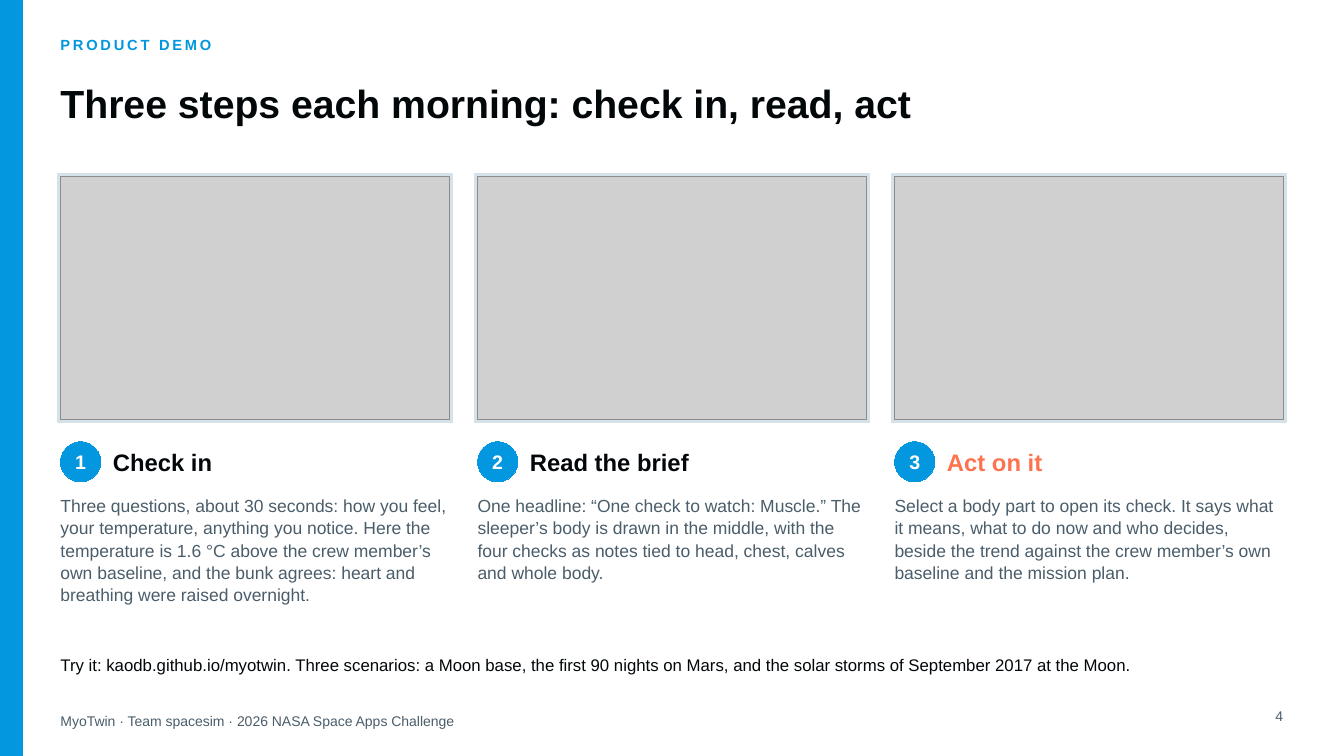
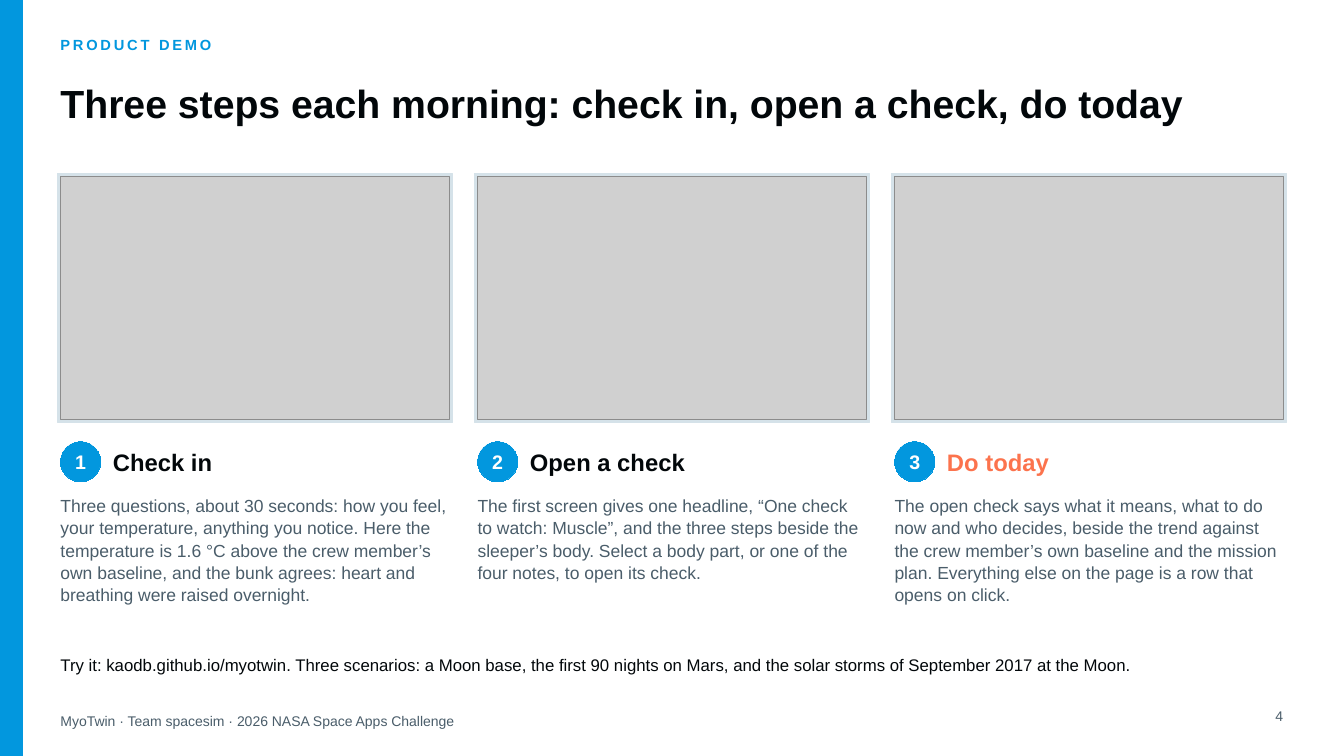
Before and after one commit to KAODB/myotwin, a slide deck: slide 4 of demo/slides/MyoTwin-demo.pptx. Drawn at 1344x756 pixels with LibreOffice and Linux fonts; fonts in the diff are those of the drawing; grey boxes stand for pictures. Boxes give left, top, right and bottom in pixels: in the first picture for what was removed or moved away, otherwise in the second. Text is boxed around its words. In the diff, an @@ line names an element or a change of style, - is before the commit and + after.

```diff
--- a/demo/slides/MyoTwin-demo.pptx
+++ b/demo/slides/MyoTwin-demo.pptx
@@ title at (60, 89, 1182, 126): text changed @@
-Three steps each morning: check in, read, act
+Three steps each morning: check in, open a check, do today
@@ text at (530, 453, 685, 476): text changed @@
-Read the brief
+Open a check
@@ text at (947, 453, 1049, 476): text changed @@
-Act on it
+Do today
@@ text at (478, 499, 858, 583): text changed @@
-One headline: “One check to watch: Muscle.” The sleeper’s body is drawn in the middle, with the four checks as notes tied to head, chest, calves and whole body.
+The first screen gives one headline, “One check to watch: Muscle”, and the three steps beside the sleeper’s body. Select a body part, or one of the four notes, to open its check.
@@ text at (895, 499, 1276, 605): text changed @@
-Select a body part to open its check. It says what it means, what to do now and who decides, beside the trend against the crew member’s own baseline and the mission plan.
+The open check says what it means, what to do now and who decides, beside the trend against the crew member’s own baseline and the mission plan. Everything else on the page is a row that opens on click.
```
Also in this commit, not shown: 1 other slide changed, 11 other files.
